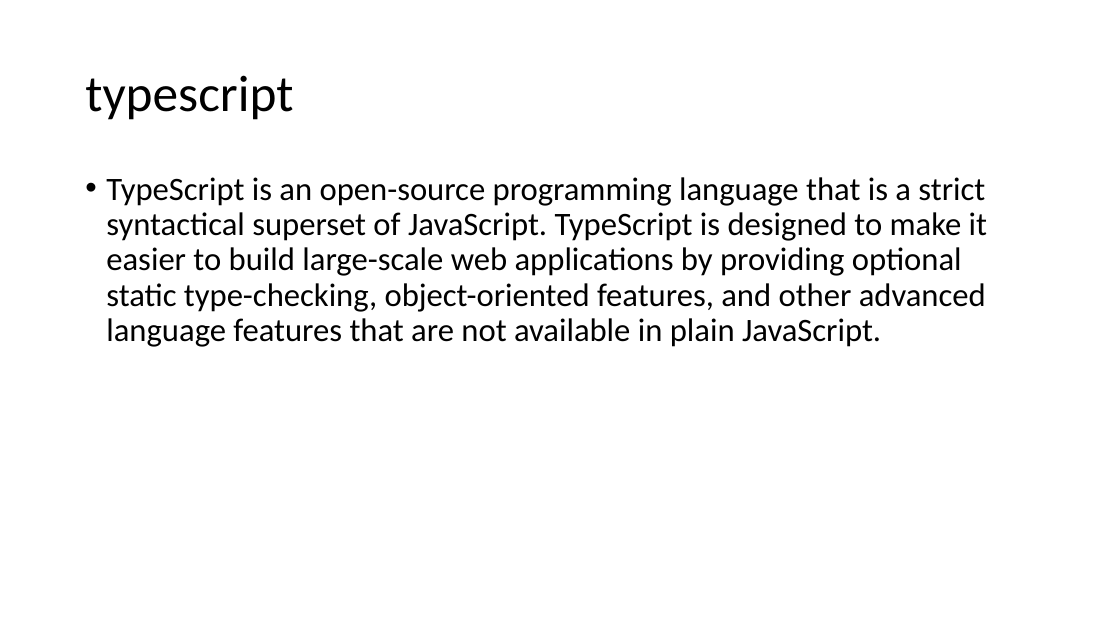
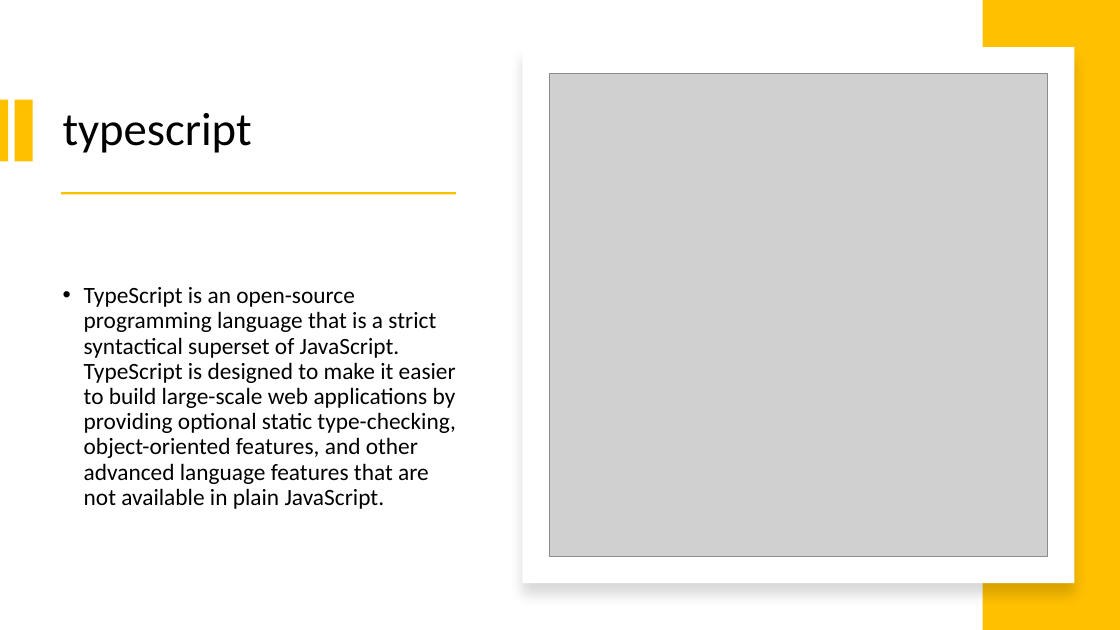
Before and after one commit to 1shaked/full-stack, a slide deck: slide 48 of 13ass/13ass.pptx. Drawn at 1120x630 pixels with LibreOffice and Linux fonts; fonts in the diff are those of the drawing; grey boxes stand for pictures. Boxes give left, top, right and bottom in pixels: in the first picture for what was removed or moved away, otherwise in the second. Text is boxed around its words. In the diff, an @@ line names an element or a change of style, - is before the commit and + after.

```diff
--- a/13ass/13ass.pptx
+++ b/13ass/13ass.pptx
@@ rectangle added at bbox=[983, 0, 1120, 630], fill #FFC000 @@
@@ rectangle added at bbox=[523, 47, 1075, 583], fill #FFFFFF @@
@@ title "typescript": place and size @@
-title "typescript" at bbox=[85, 75, 293, 120]
+title "typescript" at bbox=[63, 113, 252, 153]
@@ title "typescript" at bbox=[63, 113, 252, 153]: size 44 to 40 pt @@
@@ picture added at bbox=[549, 73, 1048, 556] @@
@@ rectangle added at bbox=[0, 99, 8, 161], fill #FFC000 @@
@@ rectangle added at bbox=[14, 99, 32, 161], fill #FFC000 @@
@@ rectangle added at bbox=[61, 192, 456, 195], fill #FFC000 @@
@@ text "TypeScript is an open-source programming ...": place and size @@
-text "TypeScript is an open-source programming ..." at bbox=[106, 177, 987, 347]
+text "TypeScript is an open-source programming ..." at bbox=[84, 287, 456, 509]
@@ text "TypeScript is an open-source programming ..." at bbox=[84, 287, 456, 509]: size 28 to 20 pt; vertical alignment top to middle @@
```
Also in this commit, not shown: 3 other slides changed, 31 other files.
